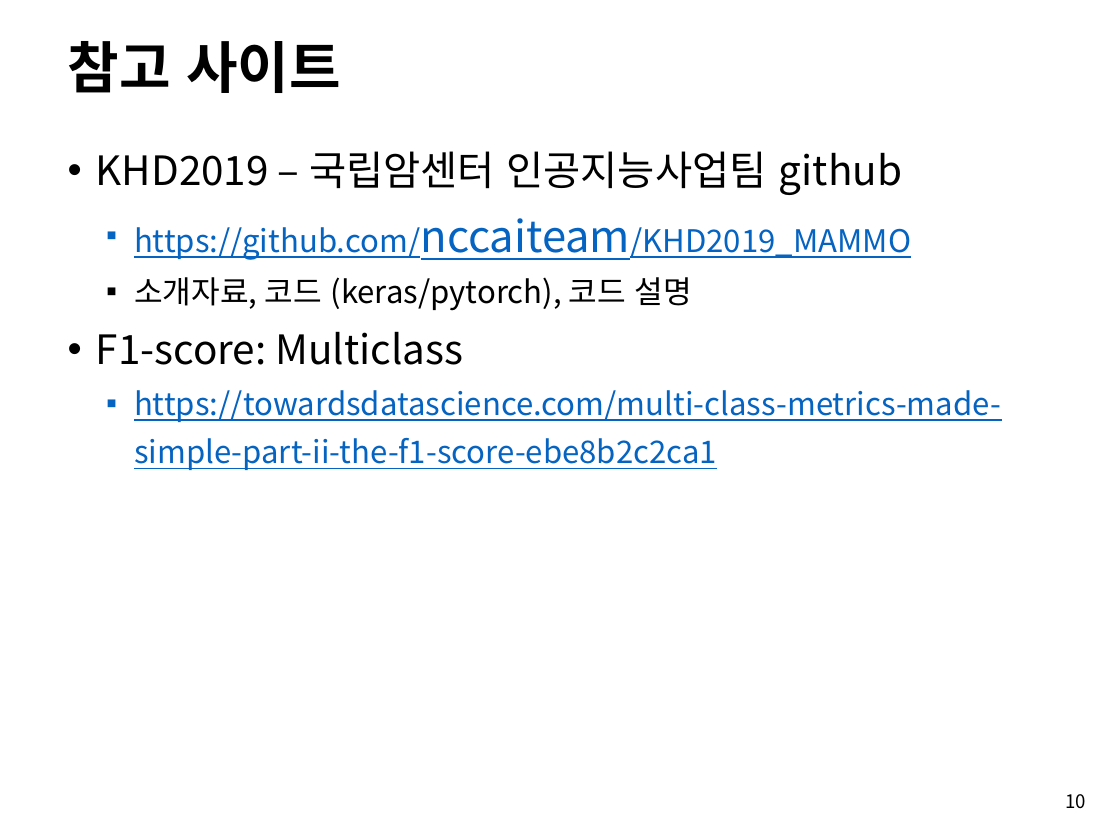
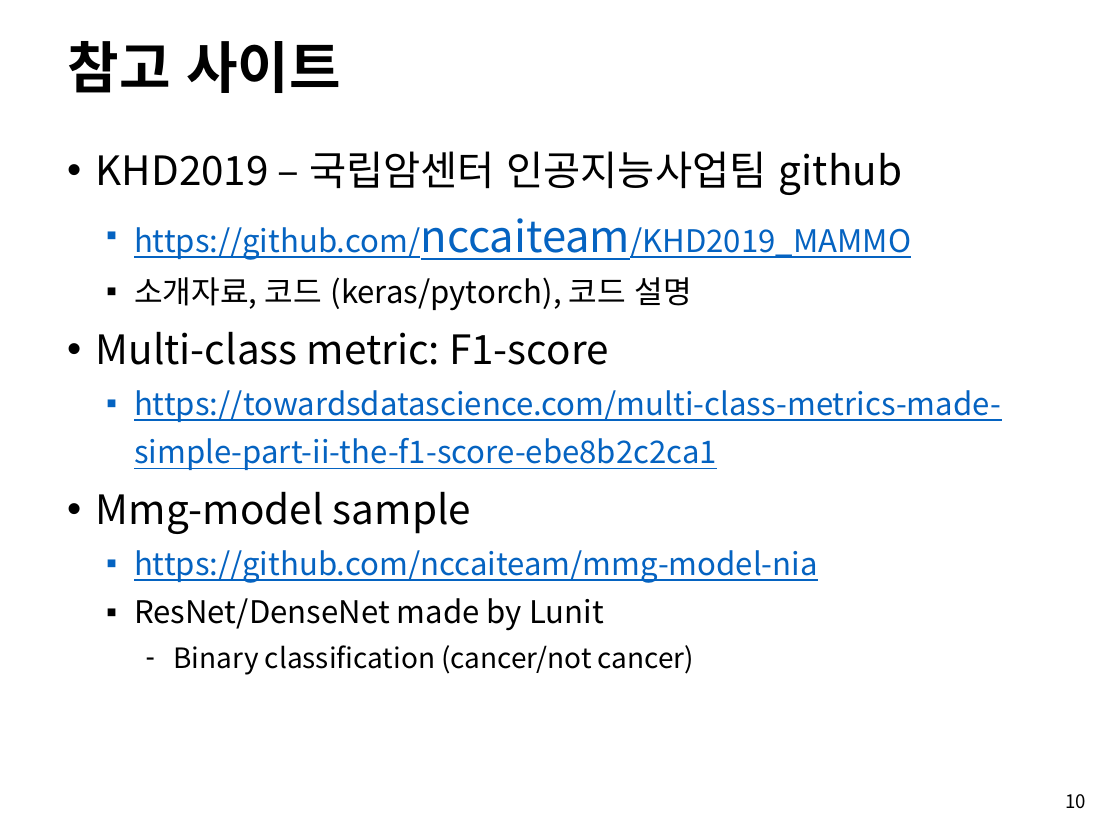
Before and after one commit to nccaiteam/KHD2019_MAMMO, a slide deck: slide 10 of introduction.pptx. Drawn at 1120x840 pixels with LibreOffice and Linux fonts; fonts in the diff are those of the drawing; background and template pictures are left out. Boxes give left, top, right and bottom in pixels: in the first picture for what was removed or moved away, otherwise in the second. Text is boxed around its words. In the diff, an @@ line names an element or a change of style, - is before the commit and + after.

```diff
--- a/introduction.pptx
+++ b/introduction.pptx
@@ text at (96, 331, 609, 365): text changed @@
-• F1-score: Multiclass
+• Multi-class metric: F1-score
@@ text at (96, 491, 818, 675): paragraphs added @@
+• Mmg-model sample
+  ▪ https://github.com/nccaiteam/mmg-model-nia
+  ▪ ResNet/DenseNet made by Lunit
+    – Binary classification (cancer/not cancer)
```
Also in this commit, not shown: 3 other slides changed, 1 other file.
